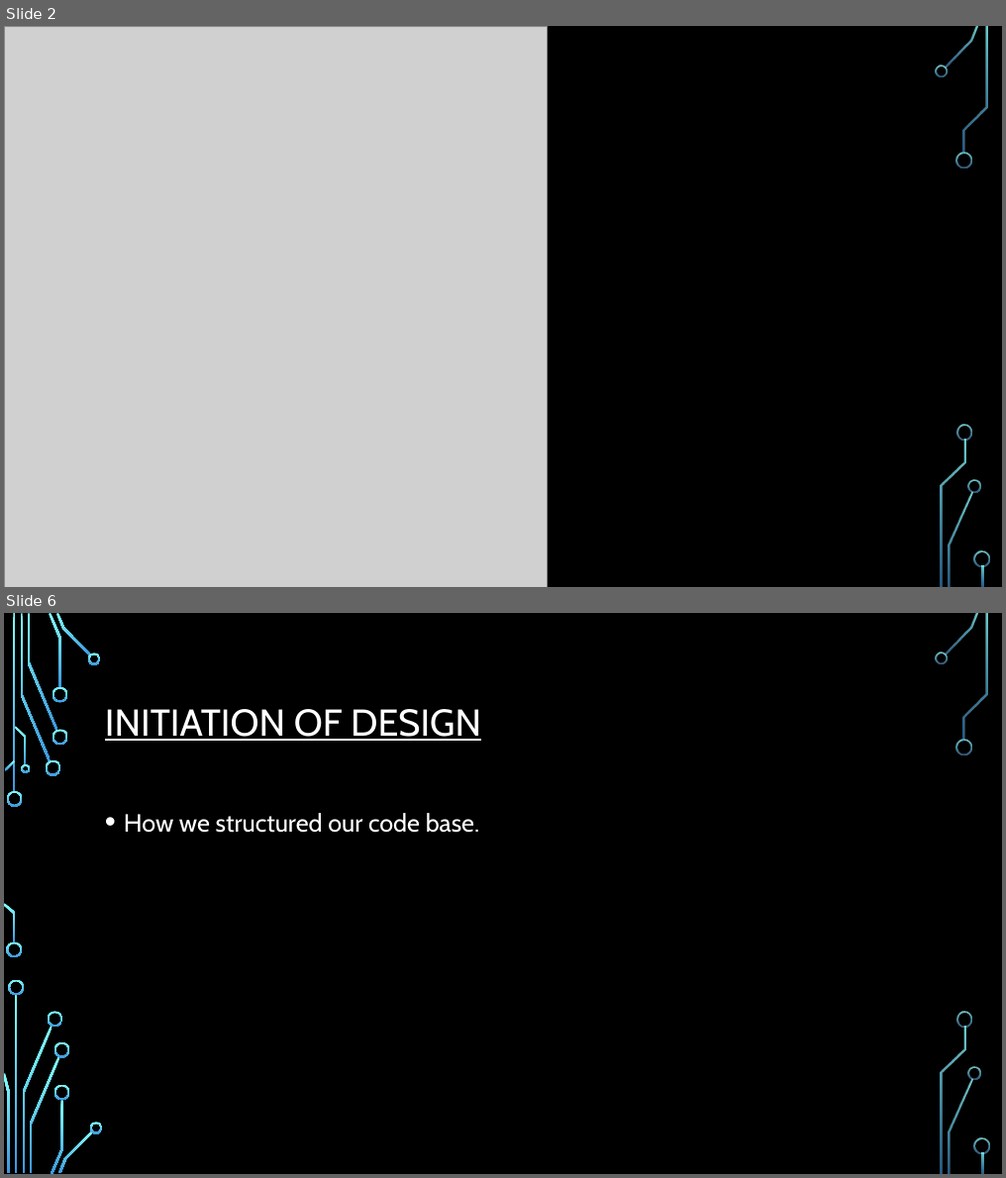
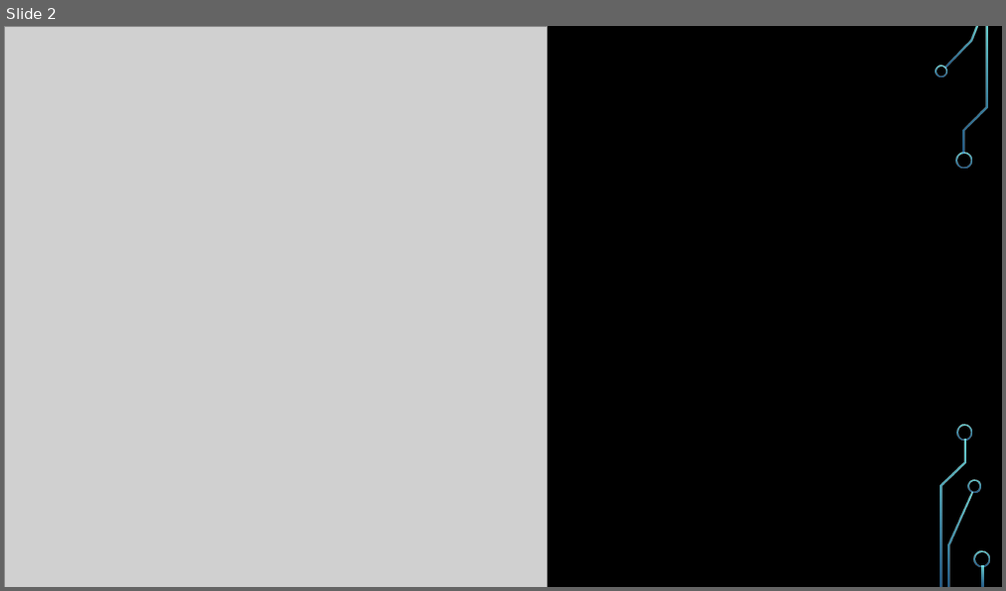
Before and after one commit to idrisdodwell00711/EPM106, a slide deck: Team INVIKTUS.pptm. Shown one above the other, each under a label of ours: slides 2 and 6 before the commit, slide 2 after it; the slides between them are not shown. The pictures are 1006x1178 and 1006x591 pixels, drawn with LibreOffice and Linux fonts; fonts in the diff are those of the drawing; grey boxes stand for pictures; background and template pictures are left out. Boxes give left, top, right and bottom in pixels: in the first picture for what was removed or moved away, otherwise in the second. Text is boxed around its words. In the diff, an @@ line names an element or a change of style, - is before the commit and + after.

```diff
--- a/Team INVIKTUS.pptm
+++ b/Team INVIKTUS.pptm
@@ slide 6 removed at [4, 613, 1002, 1174], background picture (left out); not listed: 22 template elements that a slide beside it also shows @@
@@ title removed at [105, 709, 481, 741] @@
-INITIATION OF DESIGN
@@ text removed at [124, 813, 480, 833] @@
-• How we structured our code base.
@@ group removed at [6, 653, 103, 1173]: 14 freeform shapes @@
```
Also in this commit, not shown: 4 slides changed, 6 slides added, 3 other slides removed, 2 other files.
